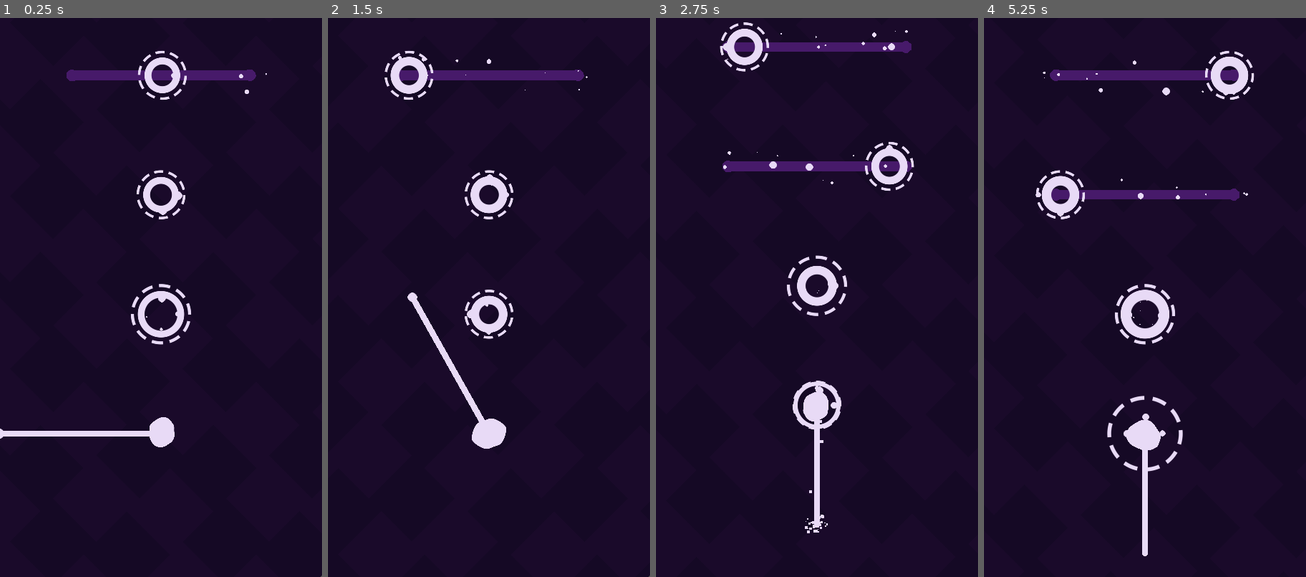
Above: before the commit, frames 1-4 (left to right).
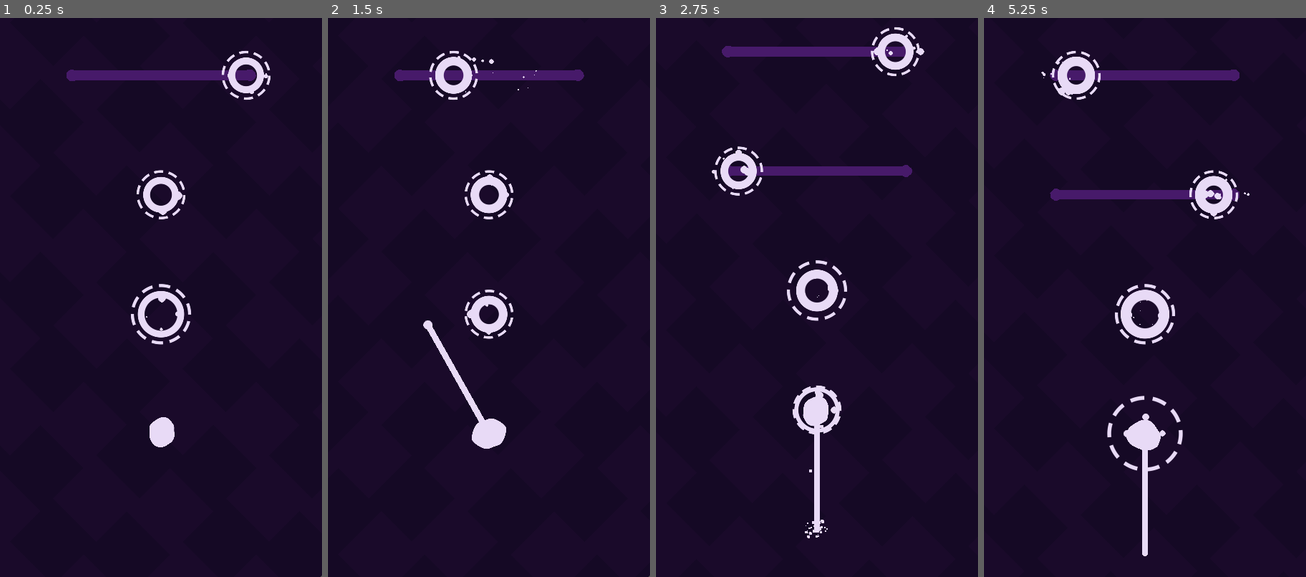
Above: after the commit, the same moments.

Repository: FrancoYudica/PathForger-GodotWildJam-04-2024
Game: Godot game, scene res://levels/level.tscn
The game is run twice, just before and just after one commit, with the same random seed, the same clock (stepped at 60 frames per second) and the same inputs.
Inputs (mouse positions are in pixels of both pictures, inside the frame that each line leads up to):
- Up to frame 1 (0.25 s): no input
- Up to frame 2 (1.5 s): tap Enter (ui_accept) at 0.5, 0.77 s; move the mouse to (559, 263) at 0.52 s; press the mouse at (559, 263) at 0.53 s; hold D 0.53-1.28 s; move the mouse to (424, 319) at 1.27 s; release the mouse at (424, 319) at 1.28 s; hold S from 1.28 s (still down); click (424, 319) at 1.35 s
- Up to frame 3 (2.75 s): tap Enter (ui_accept) at 1.52 s; move the mouse to (849, 163) at 2.02 s; release S at 2.03 s; hold D from 2.03 s (still down); hold F from 2.03 s (still down); click (849, 163) at 2.3 s
- Up to frame 4 (5.25 s): move the mouse to (1128, 403) at 2.77 s; release D at 2.78 s; release F at 2.78 s; hold W 2.78-3.53 s; tap Space at 2.85 s; tap Enter (ui_accept) at 3.02, 3.77, 4.52 s; click (1128, 403) at 3.05 s; move the mouse to (1241, 375) at 3.52 s; press the mouse at (1241, 375) at 3.53 s; hold A 3.53-5.03 s; move the mouse to (1048, 202) at 4.27 s; release the mouse at (1048, 202) at 4.28 s; click (1048, 202) at 4.35 s; move the mouse to (1161, 291) at 5.02 s; hold S from 5.03 s (still down); hold F from 5.03 s (still down)

The runs differ from the first frame. In frame 1, 1.5% of the frame differs, in the area x 0-84%, y 5-76%; in frame 2, 1.3%; in frame 3, 5.4%, in the area x 17-84%, y 0-94%; in frame 4, 2.8%.

Commit message:
Player hook updated and simplified

Diff:
--- a/entities/player/Hook.gd
+++ b/entities/player/Hook.gd
@@ -1,117 +1,27 @@
 extends Node2D
 class_name Hook
 
-## Emitted when a path node is reached after throwing
-signal hookable_reached(hookable: Hookable)
+@onready var head = $Head
+@onready var body: Line2D = $Body
+@onready var player = $".."
 
-## Emitted if after throwing noting is reached
-signal miss()
+var head_global_position: Vector2:
+	get:
+		return head.global_position
+	set(end_point):
+		head.global_position = end_point
+		body.set_point_position(1, end_point)
 
-@onready var raycast = $"../PlayerRayCast2D"
-@onready var length_handler = $HookLengthHandler
-@onready var head_sprite = $Head
+var length: float:
+	set(value):
+		head_global_position = player.global_position + player.raycast.direction * value
 
-@export var length = 270.0
-
-var _intersection_point = null
-var _intersecting_hookable = null
-var _animating = false
-
-## Moves the head of the hook to the direction of the point
-func throw():
-	show()
-	_animating = true
-	length_handler.enlongate()
 
 func _ready():
-	length_handler.hook_length = length
-	length_handler.connect("recovered", func():
-		miss.emit()
-		hide()
-		_animating = false
-		)
+	body.add_point(player.global_position)
+	body.add_point(player.global_position)
+	hide()
 
 
-func _process(delta):
-
-	if _animating:
-		# Updates head sprite position along the hook direction
-		var player = $".."
-		head_sprite.global_position = player.global_position + player.raycast.direction * length_handler.current_length
-
-	# Resets variables when ray misses
-	if not _update_raycast_intersection():
-		length_handler.hit_distance = length
-		_set_current_hookable(null)
-
-
-func _on_hook_head_reached_end():
-
-	# When hook reaches the end, it the current intesecting object is a Hookable
-	var hookable = _intersecting_hookable as Hookable
-	if _intersecting_hookable == null or hookable == null:
-		length_handler.recover()
-		return
-
-	# Stops hook animation
-	_animating = false
-
-	# Sets intersection point to hookable
-	hookable.set_intersection_point(_intersection_point)
-	hookable.hooked()
-	hookable_reached.emit(hookable)
-
-## When ray is intersecting, updates hookable and intersection point
-func _update_raycast_intersection():
-
-	if not raycast.is_colliding():
-		return false
-
-	# Gets collider
-	var collider = raycast.get_collider()
-	if collider == null:
-		return false
-
-	# Gets parent of collider, that should be a Hookable
-	var hookable = collider.get_parent() as Hookable
-	if hookable == null:
-		return false
-
-	# Gets intersection point and fix if necessary
-	var intersection_point = raycast.get_collision_point()
-	var hit_distance = raycast.to_local(intersection_point).length()
-
-	# Ray can't reach target
-	if hit_distance > length:
-		return false
-
-	# If hookable fixes intersection point, updates point and distance
-	if hookable.wants_to_fix_intersection:
-		intersection_point = hookable.get_fixed_intersection(intersection_point)
-		hit_distance = raycast.to_local(intersection_point).length()
-
-	_intersection_point = intersection_point
-
-	if _animating:
-		length_handler.hit_distance = hit_distance
-
-	_set_current_hookable(hookable)
-	return true
-
-## Changes current hookable focus
-func _set_current_hookable(hookable: Hookable):
-
-	if hookable == _intersecting_hookable:
-		return
-
-	# De focus previous path node
-	if _intersecting_hookable is PathNode:
-		var path_node = _intersecting_hookable as PathNode
-		path_node.focused = false
-
-	_intersecting_hookable = hookable
-
-	# Fouces current path node
-	if _intersecting_hookable is PathNode:
-		var path_node = _intersecting_hookable as PathNode
-		path_node.focused = true
+func _process(_delta):
+	body.set_point_position(0, player.global_position)
--- a/entities/player/HookBody.gd
+++ /dev/null
@@ -1,12 +0,0 @@
-extends Line2D
-
-@export var start_node: Node2D
-@export var end_node: Node2D
-
-func _ready():
-	add_point(start_node.global_position)
-	add_point(end_node.global_position)
-
-func _process(_delta):
-	set_point_position(0, start_node.global_position)
-	set_point_position(1, end_node.global_position)
--- a/entities/player/HookHead.gd
+++ /dev/null
@@ -1,51 +0,0 @@
-extends Node2D
-
-signal reached_end
-signal recovered
-
-@export var curve: Curve
-@export var recover_curve: Curve
-@export var duration: float = 0.3
-@export var recover_duration: float = 0.3
-
-var hook_length: float = 300
-var hit_distance = 0.0
-var _enlongating = false
-var _recovering = false
-var _t = 0.0
-
-var progress: float:
-	get:
-		return curve.sample(_t)
-
-var current_length: float:
-	get:
-		return progress * hit_distance
-
-
-func enlongate():
-	_enlongating = true
-	_t = 0.0
-
-func recover():
-	_recovering = true
-	_t = 1.0
-
-func _process(delta):
-
-	if _enlongating:
-
-		_t += delta / duration
-		_t = clampf(_t, 0.0, 1.0)
-
-		if _t == 1.0:
-			_enlongating = false
-			reached_end.emit()
-
-	elif _recovering:
-		_t -= delta / recover_duration
-		_t = clampf(_t, 0.0, 1.0)
-
-		if _t == 0.0:
-			_recovering = false
-			recovered.emit()
--- a/entities/player/Player.gd
+++ b/entities/player/Player.gd
@@ -11,7 +11,6 @@
 @export var score: int = 0
 
 var current_hookable: Hookable = null
-var buffered_mouse_click = null
 var last_buffered_time_ms = 0
 var direction: Vector2 = Vector2.UP
 var rotating: bool = true
--- a/entities/player/PlayerRayCast2D.gd
+++ b/entities/player/PlayerRayCast2D.gd
@@ -1,19 +1,82 @@
+## Raycast holds information about the nearest reachable Hookable
+## It continously updates to the mouse position and checks if any
+## Hookable is in the hook range.
 extends RayCast2D
 class_name PlayerRaycast
 
+@export var hook_length = 300
+
 @onready var origin = $"../RaycastOriginMarker2D"
 
-var can_rotate: bool = true
+var intersecting_hookable: Hookable:
+	get:
+		return _intersecting_hookable
 
 var direction: Vector2:
 	get:
 		return (_last_target_position - origin.global_position).normalized()
 
 var _last_target_position: Vector2 = Vector2.ZERO
+var _intersecting_hookable: Hookable
 
 func _process(delta):
 	global_position = origin.global_position
 
-	if can_rotate:
-		_last_target_position = get_global_mouse_position()
-		look_at(_last_target_position)
+	_last_target_position = get_global_mouse_position()
+	look_at(_last_target_position)
+
+	_update_raycast_intersection()
+
+## When ray is intersecting, updates hookable and intersection point
+func _update_raycast_intersection():
+
+	if not is_colliding():
+		_set_current_hookable(null)
+		return
+
+	# Gets collider
+	var collider = get_collider()
+	if collider == null:
+		_set_current_hookable(null)
+		return
+
+	# Gets parent of collider, that should be a Hookable
+	var hookable = collider.get_parent() as Hookable
+	if hookable == null:
+		_set_current_hookable(null)
+		return
+
+	# Gets intersection point and fix if necessary
+	var intersection_point = get_collision_point()
+	var hit_distance = to_local(intersection_point).length()
+
+	# Ray can't reach target
+	if hit_distance > hook_length:
+		_set_current_hookable(null)
+		return
+
+	# If hookable fixes intersection point, updates point and distance
+	if hookable.wants_to_fix_intersection:
+		intersection_point = hookable.get_fixed_intersection(intersection_point)
+		hit_distance = to_local(intersection_point).length()
+
+	hookable.set_intersection_point(intersection_point)
+	_set_current_hookable(hookable)
+
+## Changes current hookable focus
+func _set_current_hookable(hookable: Hookable):
+
+	if hookable == _intersecting_hookable:
+		return
+
+	# De focus previous path node
+	if _intersecting_hookable is PathNode:
+		var path_node = _intersecting_hookable as PathNode
+		path_node.focused = false
+
+	_intersecting_hookable = hookable
+
+	# Fouces current path node
+	if _intersecting_hookable is PathNode:
+		var path_node = _intersecting_hookable as PathNode
+		path_node.focused = true
--- a/entities/player/player.tscn
+++ b/entities/player/player.tscn
@@ -1,22 +1,16 @@
-[gd_scene load_steps=21 format=3 uid="uid://bfqm7vopmmtbw"]
+[gd_scene load_steps=19 format=3 uid="uid://bfqm7vopmmtbw"]
 
 [ext_resource type="Script" path="res://entities/player/Player.gd" id="1_y7hkf"]
 [ext_resource type="Script" path="res://entities/player/LinePath.gd" id="2_8rfi1"]
 [ext_resource type="Texture2D" uid="uid://bpmauisjwlykh" path="res://art/textures/circle.png" id="2_am5xp"]
 [ext_resource type="Script" path="res://entities/player/PlayerRayCast2D.gd" id="2_clyl4"]
-[ext_resource type="Script" path="res://entities/player/HookHead.gd" id="2_hssbf"]
 [ext_resource type="Script" path="res://entities/player/Hook.gd" id="2_mw5fx"]
 [ext_resource type="Script" path="res://entities/player/PlayerStateMachine.gd" id="3_8radf"]
 [ext_resource type="Script" path="res://entities/player/states/translate.gd" id="4_80ij7"]
-[ext_resource type="Script" path="res://entities/player/HookBody.gd" id="4_p21ks"]
 [ext_resource type="Script" path="res://entities/player/states/try_connection.gd" id="5_hxtbh"]
 [ext_resource type="Script" path="res://entities/player/states/idle.gd" id="6_3yq2p"]
 [ext_resource type="Texture2D" uid="uid://dvlklia76dygh" path="res://entities/player/player_sprite.png" id="6_8xn8k"]
 [ext_resource type="Shader" path="res://entities/player/blob.gdshader" id="12_pk4j0"]
-
-[sub_resource type="Curve" id="Curve_j0jnm"]
-_data = [Vector2(0, 0), 0.0, 0.0, 0, 0, Vector2(1, 1), 0.0, 0.0, 0, 0]
-point_count = 2
 
 [sub_resource type="ShaderMaterial" id="ShaderMaterial_p3vjy"]
 shader = ExtResource("12_pk4j0")
@@ -38,6 +32,10 @@
 _data = [Vector2(0, 0), 0.0, 3.05025, 0, 0, Vector2(1, 1), -0.0540773, 0.0, 0, 0]
 point_count = 2
 
+[sub_resource type="Curve" id="Curve_l5teo"]
+_data = [Vector2(0, 0), 0.0, 0.0, 0, 0, Vector2(0.367983, 1), 0.0, 0.0, 0, 0, Vector2(1, 0), 0.0, 0.0, 0, 0]
+point_count = 3
+
 [sub_resource type="Curve" id="Curve_i357n"]
 _data = [Vector2(0.0842697, 1), 0.0, 0.0, 0, 0, Vector2(1, 0), 0.0, 0.0, 0, 0]
 point_count = 2
@@ -50,7 +48,6 @@
 z_index = 2
 script = ExtResource("1_y7hkf")
 click_buffering_ms = 250
-score = 1000
 
 [node name="PlayerRayCast2D" type="RayCast2D" parent="."]
 top_level = true
@@ -64,25 +61,16 @@
 top_level = true
 position = Vector2(13, 0)
 script = ExtResource("2_mw5fx")
-length = 300.0
-
-[node name="HookLengthHandler" type="Node2D" parent="Hook"]
-script = ExtResource("2_hssbf")
-curve = SubResource("Curve_j0jnm")
-duration = 0.15
 
 [node name="Head" type="Sprite2D" parent="Hook"]
 modulate = Color(0.909804, 0.854902, 0.964706, 1)
 top_level = true
 texture = ExtResource("2_am5xp")
 
-[node name="HookBody" type="Line2D" parent="Hook" node_paths=PackedStringArray("start_node", "end_node")]
+[node name="Body" type="Line2D" parent="Hook"]
 top_level = true
 default_color = Color(0.909804, 0.854902, 0.964706, 1)
 antialiased = true
-script = ExtResource("4_p21ks")
-start_node = NodePath("../..")
-end_node = NodePath("../Head")
 
 [node name="LinePath" type="Line2D" parent="."]
 modulate = Color(0.909804, 0.854902, 0.964706, 1)
@@ -132,8 +120,10 @@
 script = ExtResource("4_80ij7")
 position_interpolation_curve = SubResource("Curve_q6efa")
 
-[node name="try_connection" type="Node2D" parent="PlayerStateMachine"]
+[node name="throw_hook" type="Node2D" parent="PlayerStateMachine"]
 script = ExtResource("5_hxtbh")
+hook_duration_ms = 500
+hook_curve = SubResource("Curve_l5teo")
 
 [node name="idle" type="Node2D" parent="PlayerStateMachine"]
 script = ExtResource("6_3yq2p")
@@ -159,5 +149,4 @@
 
 [node name="RaycastOriginMarker2D" type="Marker2D" parent="."]
 
-[connection signal="reached_end" from="Hook/HookLengthHandler" to="Hook" method="_on_hook_head_reached_end"]
 [connection signal="area_entered" from="CollisionArea2D" to="." method="_on_collision_area_2d_area_entered"]
--- a/entities/player/states/idle.gd
+++ b/entities/player/states/idle.gd
@@ -3,28 +3,17 @@
 func _state_enter():
 	player.stick_to_hookable = true
 	player.rotating = true
-	player.raycast.can_rotate = true
 
 func _state_exit():
 	pass
 
 func _state_input(event: InputEvent):
 	if event.is_action_pressed("click"):
-		var point = get_global_mouse_position()
-		_throw_hook_at(point)
+		transition("throw_hook")
 
 func _state_process(_delta):
 
 	# If a click is buffered
-	if player.buffered_mouse_click != null:
-
-		var elapsed = Time.get_ticks_msec() - player.last_buffered_time_ms
-		if elapsed <= player.click_buffering_ms:
-			var point = player.buffered_mouse_click
-			player.buffered_mouse_click = null
-			_throw_hook_at(point)
-
-
-func _throw_hook_at(point):
-	player.hook.throw()
-	transition("try_connection")
+	var elapsed = Time.get_ticks_msec() - player.last_buffered_time_ms
+	if elapsed <= player.click_buffering_ms:
+		transition("throw_hook")
--- a/entities/player/states/translate.gd
+++ b/entities/player/states/translate.gd
@@ -2,7 +2,8 @@
 
 @export var translation_delay_ms: int = 350
 @export var position_interpolation_curve: Curve
-@onready var hook_head = $"../../Hook/Head"
+
+@onready var hook = $"../../Hook"
 
 var _start_position: Vector2
 
@@ -13,7 +14,6 @@
 
 	# Allows rotation to aim for netxt node
 	player.rotating = true
-	player.raycast.can_rotate = true
 
 	_start_position = player.global_position
 
@@ -27,14 +27,13 @@
 	player.current_hookable.reached()
 
 func _state_process(_delta):
-	hook_head.global_position = player.current_hookable.get_intersection_point()
+	hook.head_global_position = player.current_hookable.get_intersection_point()
 
 func _state_exit():
 	player.hook.hide()
 
 func _state_input(event: InputEvent):
 	if event.is_action_pressed("click"):
-		player.buffered_mouse_click = get_global_mouse_position()
 		player.last_buffered_time_ms = Time.get_ticks_msec()
 
 func _set_interpolation_value(t: float):
--- a/entities/player/states/try_connection.gd
+++ b/entities/player/states/try_connection.gd
@@ -1,28 +1,47 @@
+## State that throws the hook and handles intersections
 extends PlayerStateMachineNode
 
-var in_state = false
+@export var length = 300
+@export var hook_duration_ms: int = 300
+@export var hook_pixel_grab_edge: int = 30
+@export var hook_curve: Curve
+
+var _hook_tween: Tween
+var _hook_length: float = 0.0
 
 func _state_enter():
 	player.rotating = false
-	player.raycast.can_rotate = true
-
-	if not player.hook.is_connected("hookable_reached", _on_hookable_reached):
-		player.hook.connect("hookable_reached", _on_hookable_reached)
-		player.hook.connect("miss", _hook_miss)
 
 	player.hook.show()
 
-	in_state = true
+	_hook_length = 0.0
+	_hook_tween = create_tween()
+	_hook_tween.tween_method(_set_hook_t, 0.0, 1.0, hook_duration_ms / 1000.0)
+	_hook_tween.connect("finished", _recovered)
 
-func _state_exit():
-	in_state = false
+func _set_hook_t(t):
+	_hook_length = hook_curve.sample(t) * length
+
+func _state_process(delta):
+
+	# Updates hook length
+	player.hook.length = _hook_length
+
+	var hookable = player.raycast.intersecting_hookable
+
+	if hookable != null and (player.hook.head.global_position - hookable.global_position).length() < hook_pixel_grab_edge:
+		_on_hookable_reached(hookable)
+
 
 func _on_hookable_reached(hookable: Hookable):
-	if in_state:
-		player.line_path.add_point(global_position)
-		player.set_current_hookable(hookable)
-		transition("translate")
 
-func _hook_miss():
-	if in_state:
-		transition("idle")
+	# Stops hook animation
+	_hook_tween.stop()
+	hookable.hooked()
+	player.line_path.add_point(global_position)
+	player.set_current_hookable(hookable)
+	transition("translate")
+
+func _recovered():
+	transition("idle")
+	player.hook.hide()
